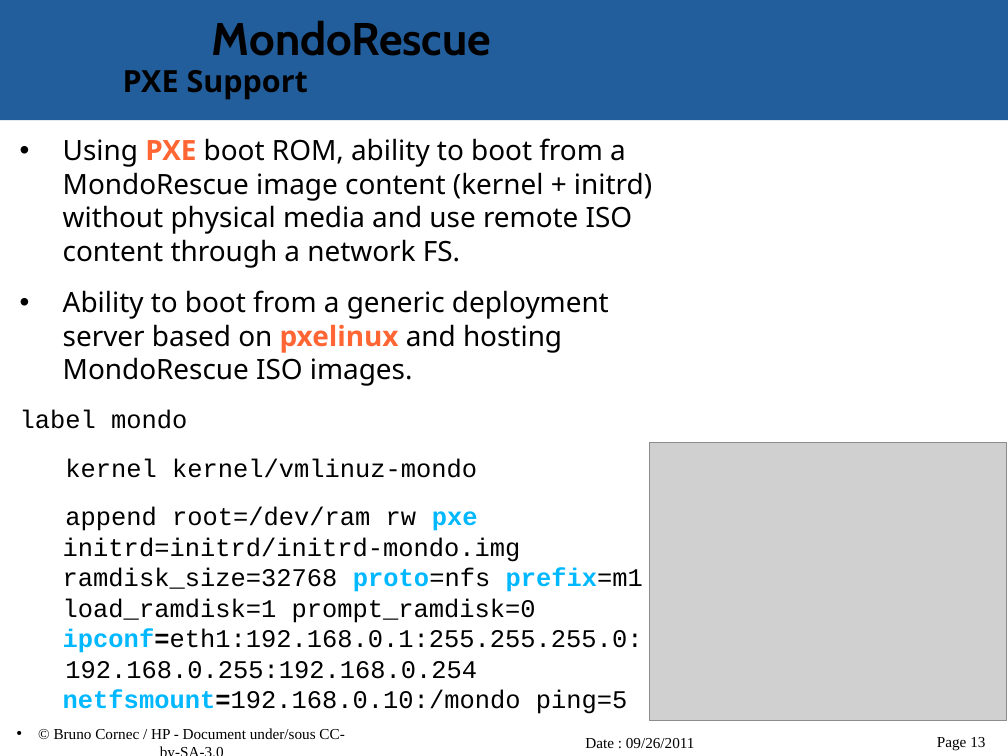
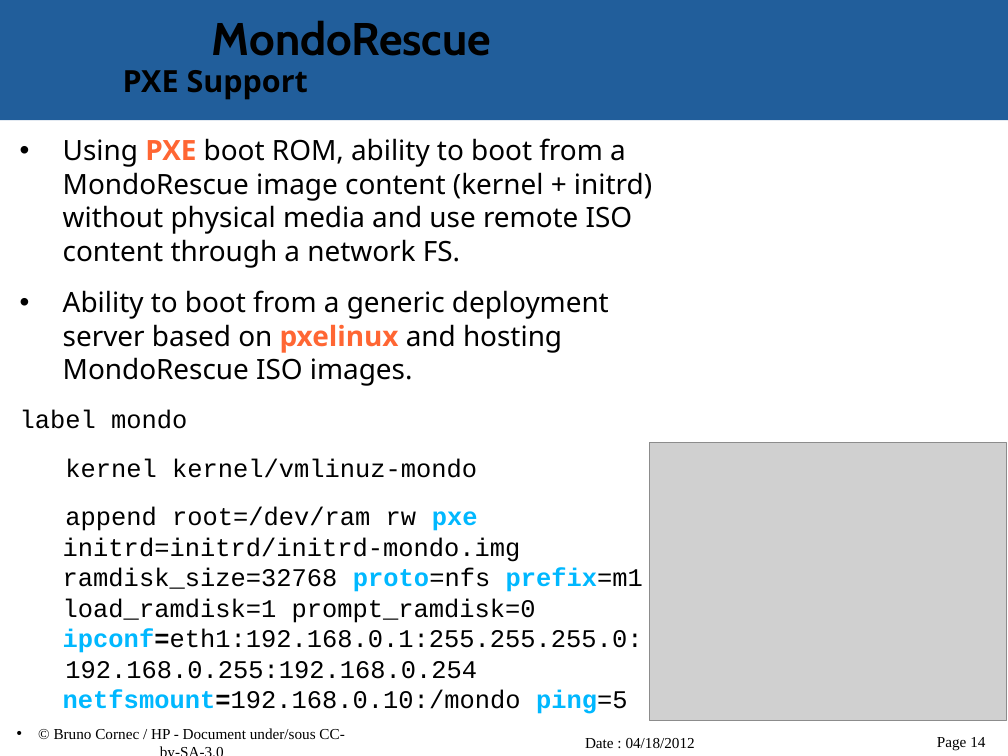
Before and after one commit to vir/mondo-rescue, a slide deck: slide 14 of mondo-doc/mondo-presentation.odp (slide 13 before the commit). Drawn at 1008x756 pixels with LibreOffice and Linux fonts; fonts in the diff are those of the drawing; grey boxes stand for pictures; background and template pictures are left out. Boxes give left, top, right and bottom in pixels: in the first picture for what was removed or moved away, otherwise in the second. Text is boxed around its words. In the diff, an @@ line names an element or a change of style, - is before the commit and + after.

Commit message:
r4671@localhost:  bruno | 2012-04-18 00:31:09 +0200  - Fix #517 by adding a slide on mondorescue installation in the std presentation + some minor improvements

```diff
--- a/mondo-doc/mondo-presentation.odp
+++ b/mondo-doc/mondo-presentation.odp
@@ text at [63, 661, 628, 714]: text colour #000000 to #00B8FF, bold on in "ping=5" @@
@@ text at [585, 738, 695, 748]: text changed @@
-Date : 09/26/2011
+Date : 04/18/2012
@@ page number at [937, 737, 985, 751]: text changed @@
-Page 13
+Page 14
```
Also in this commit, not shown: 25 other slides changed, 1 slide added.
